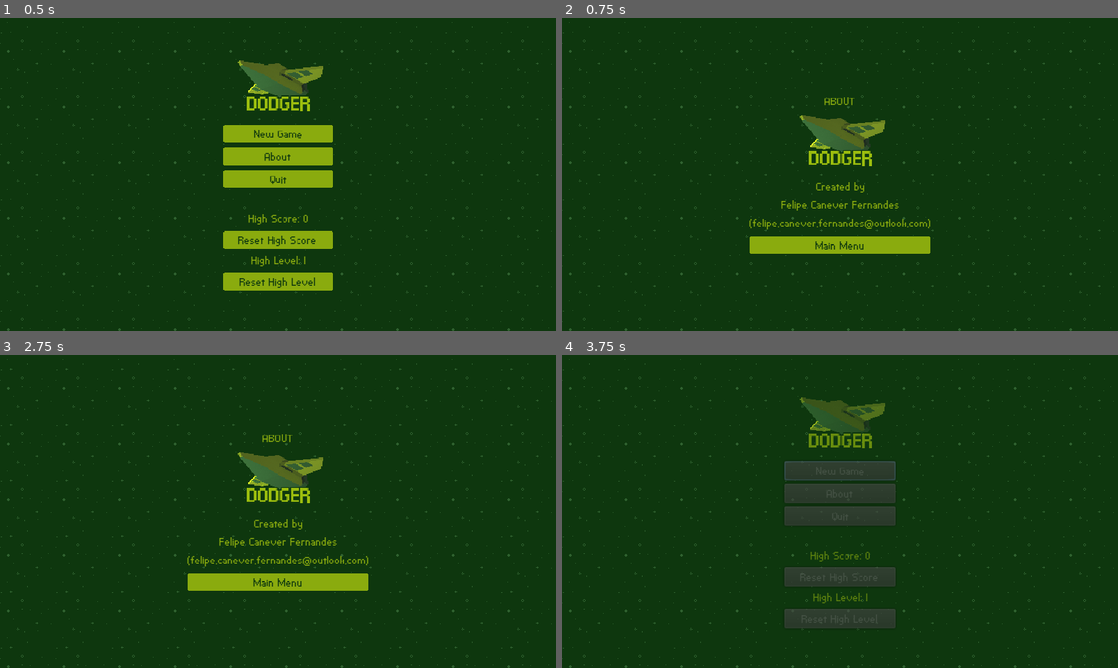
Above: before the commit, frames 1-4 (two rows, left to right).
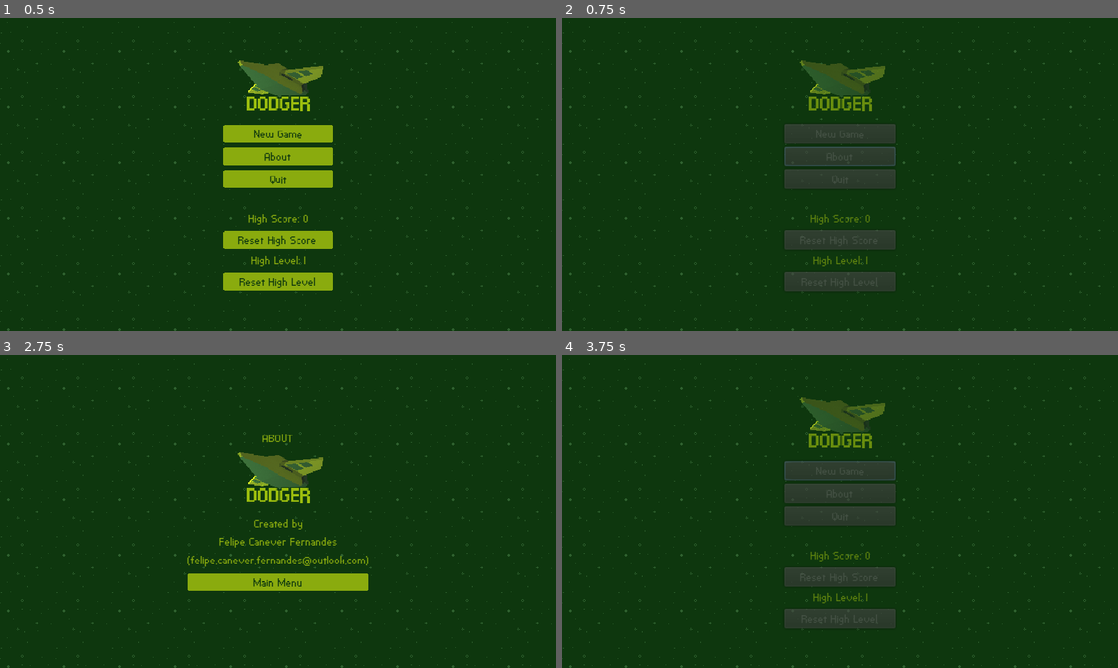
Above: after the commit, the same moments.

Repository: felipe-canever-fernandes/dodger
Game: Godot game, scene res://menus/MainMenu.tscn
The game is run twice, just before and just after one commit, with the same random seed, the same clock (stepped at 60 frames per second) and the same inputs.
Inputs (mouse positions are in pixels of both pictures, inside the frame that each line leads up to):
- Up to frame 1 (0.5 s): no input
- Up to frame 2 (0.75 s): click "About" at 0.5 s
- Up to frame 3 (2.75 s): move the mouse to (400, 495) at 1.27 s; tap Enter at 2 s; move the mouse to (166, 527) at 2.02 s
- Up to frame 4 (3.75 s): click "Main Menu" at 2.75 s; click "New Game" at 3.5 s

Frame 1 is identical in both runs. In frame 2, 9.4% of the frame differs, in the area x 33-67%, y 13-88%; in frame 3, less than 0.1%; in frame 4, nothing differs.

Commit message:
Add transition to "About" button in main menu

Diff:
--- a/scripts/MainMenu.gd
+++ b/scripts/MainMenu.gd
@@ -54,5 +54,7 @@
 	high_level_label.text = "High Level: " + str(Global.high_level)
 
 func _on_AboutButton_pressed() -> void:
+	yield(transition.play(), "completed")
+
 	# warning-ignore:return_value_discarded
 	get_tree().change_scene_to(Screens.ABOUT_SCREEN_SCENE)
